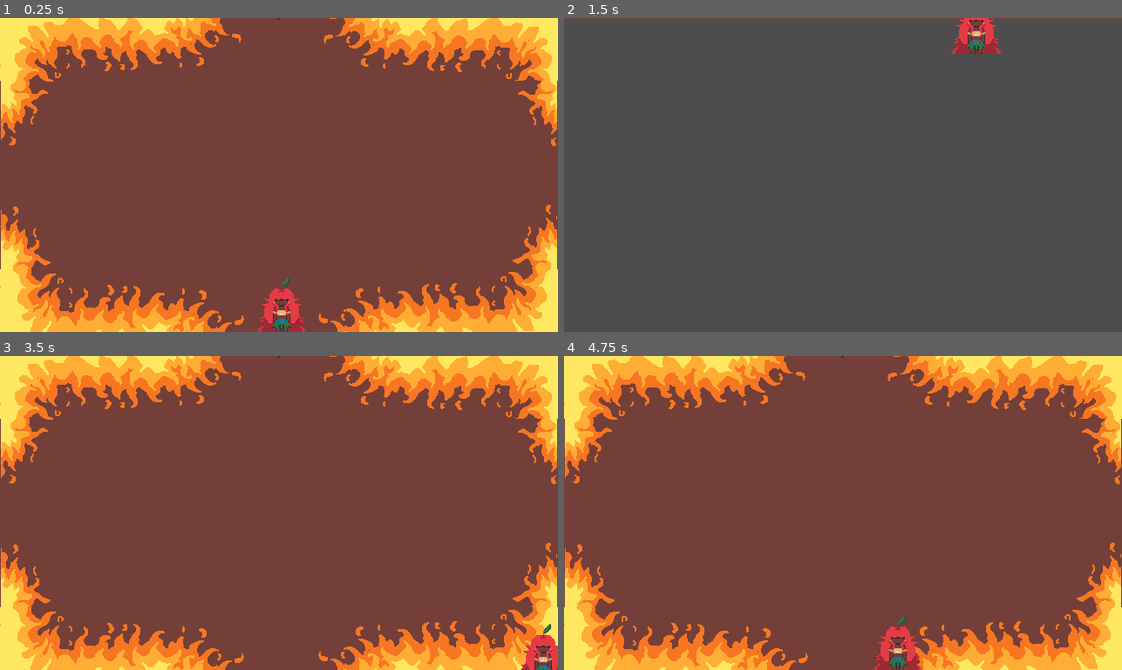
Above: before the commit, frames 1-4 (two rows, left to right).
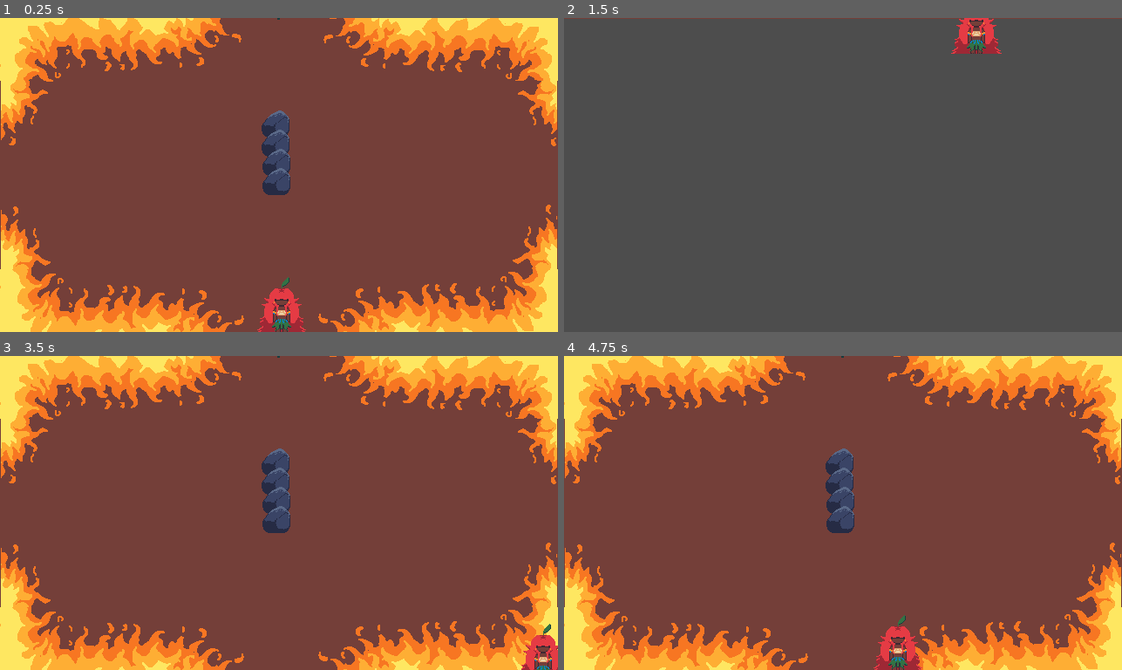
Above: after the commit, the same moments.

Repository: SamuelMTL/AmazonProject
Game: Godot game, scene res://scenes/dungeon.tscn
The game is run twice, just before and just after one commit, with the same random seed, the same clock (stepped at 60 frames per second) and the same inputs. This scene is started directly instead of the project's main scene.
Inputs:
- Up to frame 1 (0.25 s): no input
- Up to frame 2 (1.5 s): hold Right (ui_right) 0.53-1.28 s; hold Down (ui_down) from 1.28 s (still down)
- Up to frame 3 (3.5 s): release Down (ui_down) at 2.03 s; hold Right (ui_right) 2.03-2.78 s; hold Up (ui_up) from 2.78 s (still down)
- Up to frame 4 (4.75 s): release Up (ui_up) at 3.53 s; hold Left (ui_left) from 3.53 s (still down)

The runs differ from the first frame. In frame 1, 1.2% of the frame differs, in the area x 46-53%, y 29-57%; in frame 2, nothing differs; in frame 3, 1.2%; in frame 4, 1.2%.

Commit message:
primeiros obstaculos adicionados (pedras)

Diff:
--- a/amazonproject/scenes/dungeon_room_1.tscn
+++ b/amazonproject/scenes/dungeon_room_1.tscn
@@ -1,5 +1,6 @@
-[gd_scene load_steps=26 format=3 uid="uid://ba1chmuwsymie"]
-
+[gd_scene load_steps=27 format=3 uid="uid://ba1chmuwsymie"]
+
+[ext_resource type="PackedScene" uid="uid://dpbqplvl5w8tk" path="res://scenes/pedra_pequena.tscn" id="2_3htaa"]
 [ext_resource type="Texture2D" uid="uid://b288f0opj8dkv" path="res://assets/fireAnimationSpriteSheet.png" id="2_3y6x4"]
 
 [sub_resource type="GDScript" id="GDScript_5dhjl"]
@@ -224,3 +225,15 @@
 position = Vector2(320, 180)
 sprite_frames = SubResource("SpriteFrames_fwvuf")
 animation = &"rightWall_closed"
+
+[node name="pedraPequena2" parent="." instance=ExtResource("2_3htaa")]
+position = Vector2(316, 121)
+
+[node name="pedraPequena3" parent="." instance=ExtResource("2_3htaa")]
+position = Vector2(316, 143)
+
+[node name="pedraPequena4" parent="." instance=ExtResource("2_3htaa")]
+position = Vector2(317, 165)
+
+[node name="pedraPequena" parent="." instance=ExtResource("2_3htaa")]
+position = Vector2(317, 187)
--- /dev/null
+++ b/amazonproject/scenes/pedra_pequena.tscn
@@ -0,0 +1,15 @@
+[gd_scene load_steps=3 format=3 uid="uid://dpbqplvl5w8tk"]
+
+[ext_resource type="Texture2D" uid="uid://brwbncivpt8ep" path="res://assets/pedrapequena.png" id="1_lwhms"]
+
+[sub_resource type="CircleShape2D" id="CircleShape2D_4dawk"]
+radius = 16.0
+
+[node name="pedraPequena" type="StaticBody2D"]
+
+[node name="Sprite2D" type="Sprite2D" parent="."]
+texture = ExtResource("1_lwhms")
+
+[node name="CollisionShape2D" type="CollisionShape2D" parent="."]
+position = Vector2(0, 4)
+shape = SubResource("CircleShape2D_4dawk")
Binary file added: amazonproject/assets/pedragrande.png
Not shown, added: amazonproject/assets/pedragrande.png.import
Binary file added: amazonproject/assets/pedrapequena.png
Not shown, added: amazonproject/assets/pedrapequena.png.import
